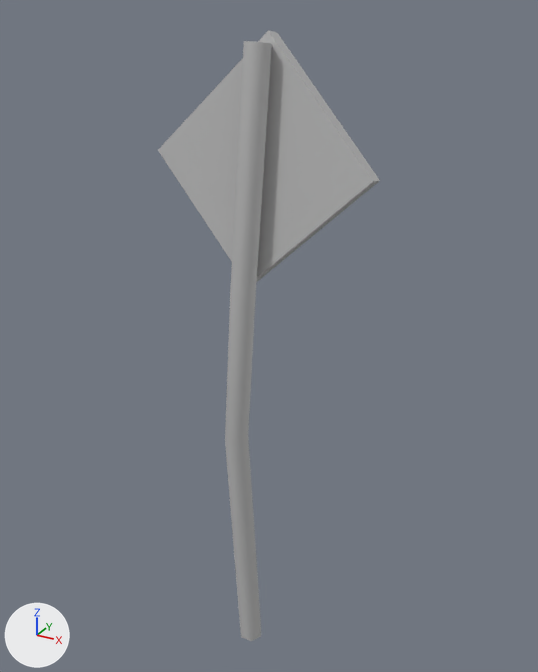
The FBX model Source/Art/Industrial/SignStreet01.fbx as it was, and as the next commit left it.
Camera for both pictures: a camera (50 mm lens) standing at (2.75, -4.65, 5.45) and looking at (0.03, 0.31, 2.97). Arrows for +X, +Y and +Z are at lower left; the lights stay in place. Where no turn or scale is listed for an object, it has been applied to the vertices.

Script lines for the objects in view, before the commit:
```python
me_mesh = bpy.data.meshes.new('Mesh')
me_mesh.from_pydata(...)  # 34 vertices, 36 faces; spans x -0.92..0.92, y -0.15..0.42, z 0.0..5.31
me_mesh.materials.append(mat_lambert7)  # grey #bcbcbc
ob_signstreet01 = bpy.data.objects.new('SignStreet01', me_mesh)
ob_signstreet01.location = (0.0, 0.0, 0.0)
```
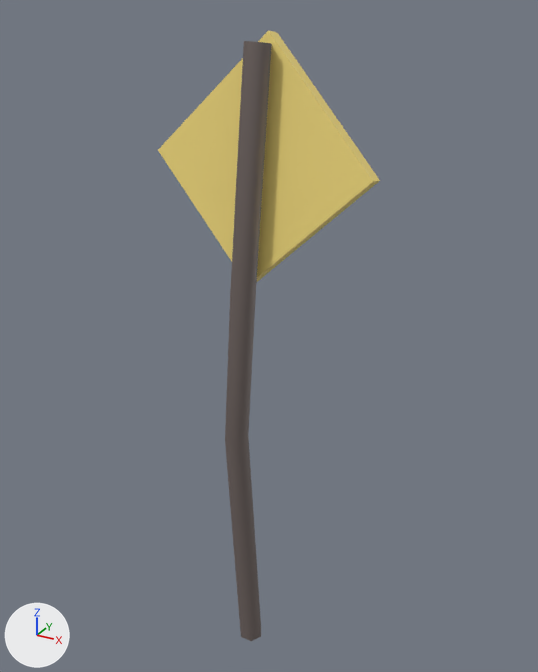
Where the change shows, as pixel boxes [x1, y1, x2, y2] in the pictures (538 x 672 px):
part 1 of me_mesh, recoloured: [225, 437, 261, 641] in both
part 2 of me_mesh, recoloured: [225, 296, 256, 443] in both
part 3 of me_mesh, recoloured: [230, 41, 272, 298] in both
part 4 of me_mesh, recoloured (grey to yellow): [158, 30, 380, 282] in both

What the commit changed:
Material 'lambert_brown' (mat_lambert_brown) is new.
Its base color is (0.161, 0.128, 0.119) (grey #706461).
Material 'lambert_yellow' (mat_lambert_yellow) is new.
Its base color is (0.919, 0.729, 0.21) (yellow #f6de7e).
me_mesh has 34 vertices, 36 faces and spans x -0.92..0.92, y -0.15..0.42, z 0.0..5.31.
me_mesh is used by ob_signstreet01; location (0.0, 0.0, 0.0).
me_mesh part 1: all 6 faces centred in x -0.13..0.03, y -0.11..0.08, z 1.08 switch from mat_lambert7 (grey #bcbcbc) to mat_lambert_brown (grey #706461).
me_mesh part 2: all 6 faces centred in x -0.13..0.03, y -0.14..0.05, z 2.81 switch from mat_lambert7 (grey #bcbcbc) to mat_lambert_brown (grey #706461).
me_mesh part 3: all 6 faces centred in x -0.08..0.08, y -0.03..0.16, z 4.34..4.35 switch from mat_lambert7 (grey #bcbcbc) to mat_lambert_brown (grey #706461).
me_mesh part 4: all 6 faces centred in x -0.48..0.48, y 0.17..0.31, z 3.92..4.86 switch from mat_lambert7 (grey #bcbcbc) to mat_lambert_yellow (yellow #f6de7e).
